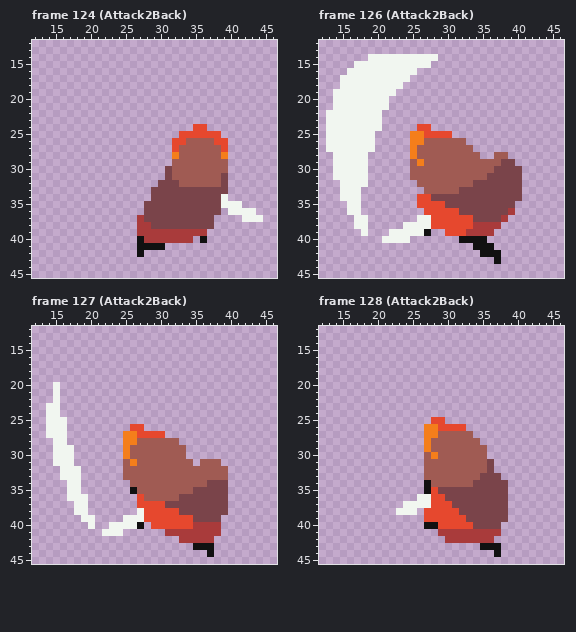
Two states of a pixel-art file, assets/textures/player/player_wizard.aseprite. The picture above is the old version.
64x64 pixels, 161 frames. Pixels under 10% opacity are left out. Colours within 5 levels of each other are drawn and written as one. Shown: frame 124 (Attack2Back): x 12..46, y 12..45; frame 126 (Attack2Back): x 12..46, y 12..45; frame 127 (Attack2Back): x 12..46, y 12..45; frame 128 (Attack2Back): x 12..46, y 12..45. The old version is drawn lined up with the new one. The commit also changed other frames, which this record leaves out.
After the commit:
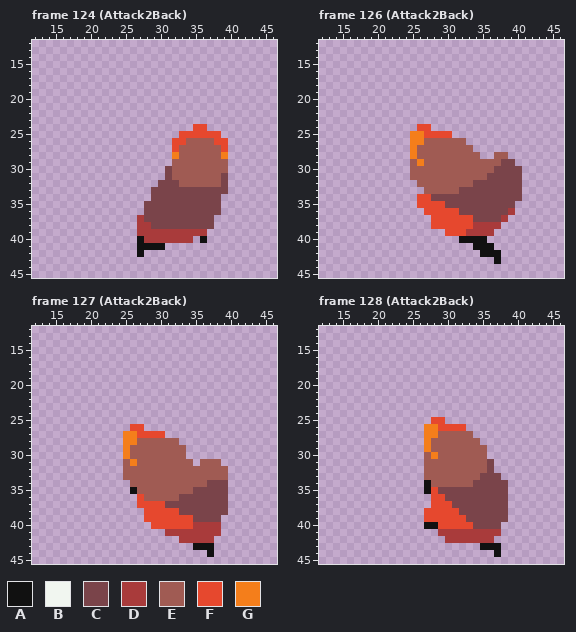
Palette (. is transparent): A #111111  B #f1f6f0  C #7a444a  D #a93b3b  E #a05b53  F #e6482e  G #f47e1b
Difference:
whole drawing moved by +0,-2 (the old picture is shown already moved)
--- frame 124 (Attack2Back)
@@ x 37..46 @@
 33 CCC.......
-34 CCB.......
-35 CCBBB.....
-36 CC.BBBB...
-37 C....BBB..
+34 CC........
+35 CC........
+36 CC........
+37 C.........
 38 C.........
--- frame 126 (Attack2Back)
@@ x 12..30 @@
 13 ...................
-14 .......BBBBBBBBBB..
-15 .....BBBBBBBBBBB...
-16 ....BBBBBBBBBB.....
-17 ...BBBBBBBBBB......
-18 ...BBBBBBBBB.......
-19 ..BBBBBBBBB........
-20 ..BBBBBBBB.........
-21 ..BBBBBBBB.........
-22 .BBBBBBBB..........
-23 .BBBBBBBB..........
-24 .BBBBBBBB.....FF...
-25 .BBBBBBB.....GGFFFF
-26 .BBBBBBB.....GGEEEE
-27 .BBBBBBB.....GEEEEE
-28 ..BBBBB......GEEEEE
-29 ..BBBBB......EGEEEE
-30 ..BBBBB......EEEEEE
-31 ..BBBBB......EEEEEE
-32 ...BBBB.......EEEEE
-33 ...BBB.........EEEE
-34 ...BBB........FFCCC
-35 ....BB........FFFFC
-36 ....BB.........FFFF
-37 .....BB.......BBFFF
-38 .....BB.....BBBBFFF
-39 ......B...BBBBBA..F
-40 .........BBBB......
+14 ...................
+15 ...................
+16 ...................
+17 ...................
+18 ...................
+19 ...................
+20 ...................
+21 ...................
+22 ...................
+23 ...................
+24 ..............FF...
+25 .............GGFFFF
+26 .............GGEEEE
+27 .............GEEEEE
+28 .............GEEEEE
+29 .............EGEEEE
+30 .............EEEEEE
+31 .............EEEEEE
+32 ..............EEEEE
+33 ...............EEEE
+34 ..............FFCCC
+35 ..............FFFFC
+36 ...............FFFF
+37 ................FFF
+38 ................FFF
+39 ..................F
+40 ...................
 41 ...................
--- frame 127 (Attack2Back)
@@ x 12..29 @@
 19 ..................
-20 ...B..............
-21 ...B..............
-22 ...B..............
-23 ..BB..............
-24 ..BB..............
-25 ..BBB.............
-26 ..BBB.........FF..
-27 ..BBB........GGFFF
-28 ...BB........GGEEE
-29 ...BBB.......GEEEE
-30 ...BBB.......GEEEE
-31 ...BBB.......EGEEE
-32 ....BBB......EEEEE
-33 ....BBB......EEEEE
-34 .....BB.......EEEE
-35 .....BB.......AEEE
-36 .....BBB.......FEE
-37 ......BB.......FFF
-38 ......BB.......BFF
-39 .......BB....BBBFF
-40 ........B..BBBBA.F
-41 ..........BBB.....
+20 ..................
+21 ..................
+22 ..................
+23 ..................
+24 ..................
+25 ..................
+26 ..............FF..
+27 .............GGFFF
+28 .............GGEEE
+29 .............GEEEE
+30 .............GEEEE
+31 .............EGEEE
+32 .............EEEEE
+33 .............EEEEE
+34 ..............EEEE
+35 ..............AEEE
+36 ...............FEE
+37 ...............FFF
+38 ................FF
+39 ................FF
+40 .................F
+41 ..................
 42 ..................
--- frame 128 (Attack2Back)
@@ x 21..29 @@
 35 ......AFC
-36 .....BBFF
-37 ...BBBBFF
-38 ..BBB.FFF
+36 .......FF
+37 .......FF
+38 ......FFF
 39 ......FFF
